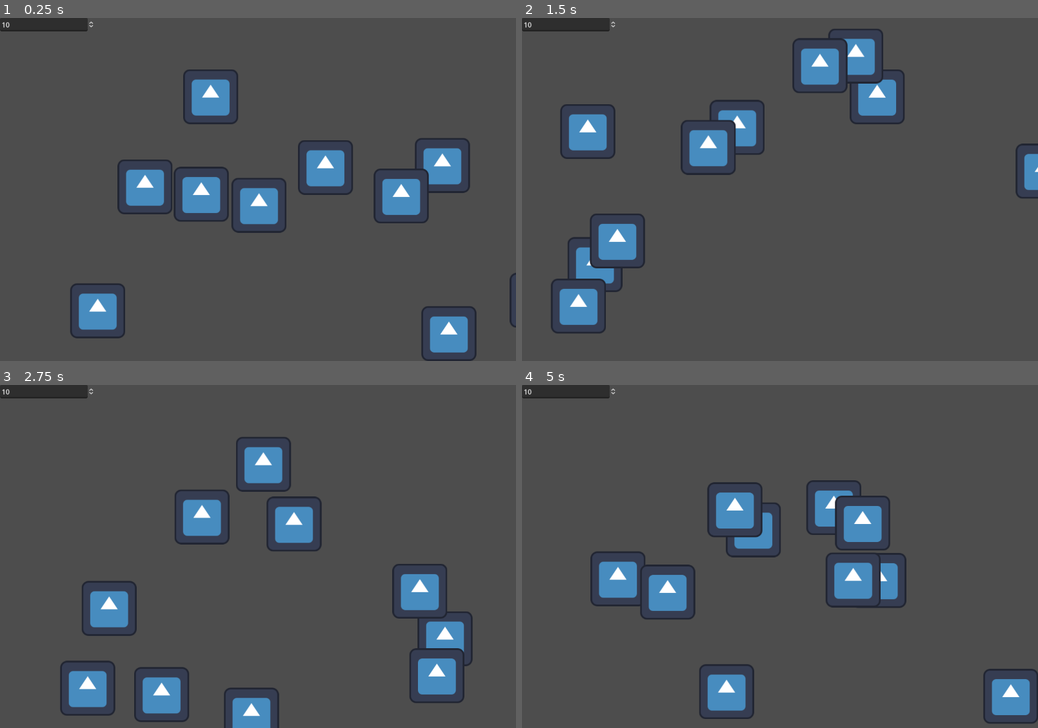
Above: before the commit, frames 1-4 (two rows, left to right).
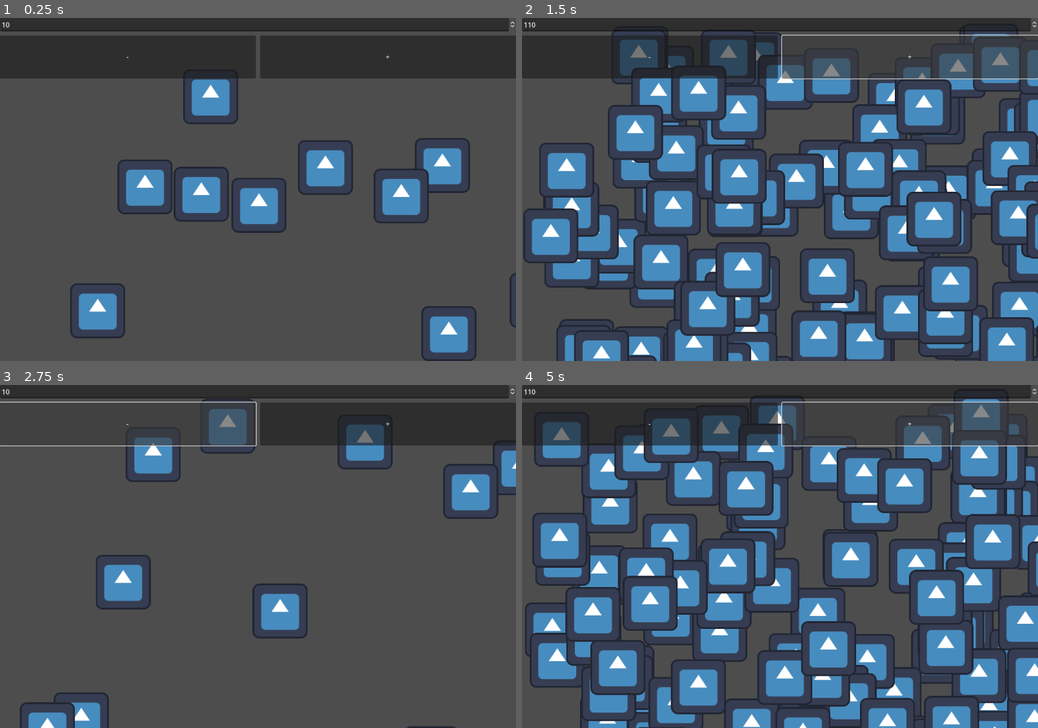
Above: after the commit, the same moments.

Repository: adamscott/bruvzg_angle_test
Game: Godot game, scene res://node_2d.tscn
The game is run twice, just before and just after one commit, with the same random seed, the same clock (stepped at 60 frames per second) and the same inputs. The engine's default icon, where the game draws it, is replaced by a stand-in: a white triangle on a blue panel in a dark square.
Inputs (mouse positions are in pixels of both pictures, inside the frame that each line leads up to):
- Up to frame 1 (0.25 s): no input
- Up to frame 2 (1.5 s): click (651, 55) at 0.5 s, where only the run after the commit has a clickable "-"; click (909, 55) at 1.25 s, where only the run after the commit has a clickable "+"
- Up to frame 3 (2.75 s): click (129, 422) at 2 s, where only the run after the commit has a clickable "-"
- Up to frame 4 (5 s): click (909, 422) at 2.75 s, where only the run after the commit has a clickable "+"; click (651, 422) at 3.5 s, where only the run after the commit has a clickable "-"; click (909, 422) at 4.25 s, where only the run after the commit has a clickable "+"

The runs differ from the first frame. In frame 1, 15% of the frame differs, in the area x 0-100%, y 0-18%; in frame 2, 54%; in frame 3, 25%; in frame 4, 55%, in the area x 0-100%, y 0-100%.

Commit message:
Add mobile compatible buttons

Diff:
--- a/node_2d.gd
+++ b/node_2d.gd
@@ -9,5 +9,13 @@
 
 
 func _draw() -> void:
-	for i in range($SpinBox.value):
+	for i in range(%SpinBox.value):
 		draw_texture(texture, Vector2(randf() * 1200, randf() * 800), Color(1, 1, 1, 1))
+
+
+func _on_minus_button_pressed() -> void:
+	%SpinBox.value -= 100
+
+
+func _on_plus_button_pressed() -> void:
+	%SpinBox.value += 100
--- a/node_2d.tscn
+++ b/node_2d.tscn
@@ -5,10 +5,46 @@
 [node name="Node2D" type="Node2D"]
 script = ExtResource("1_ag7lb")
 
-[node name="SpinBox" type="SpinBox" parent="."]
-offset_right = 220.0
-offset_bottom = 31.0
+[node name="Control" type="Control" parent="."]
+layout_mode = 3
+anchors_preset = 15
+anchor_right = 1.0
+anchor_bottom = 1.0
+grow_horizontal = 2
+grow_vertical = 2
+
+[node name="CanvasLayer" type="CanvasLayer" parent="."]
+
+[node name="VBoxContainer" type="VBoxContainer" parent="CanvasLayer"]
+anchors_preset = 15
+anchor_right = 1.0
+anchor_bottom = 1.0
+grow_horizontal = 2
+grow_vertical = 2
+theme_override_constants/separation = 10
+
+[node name="SpinBox" type="SpinBox" parent="CanvasLayer/VBoxContainer"]
+unique_name_in_owner = true
+layout_mode = 2
 min_value = 10.0
 max_value = 1e+06
 step = 10.0
 value = 10.0
+
+[node name="HBoxContainer" type="HBoxContainer" parent="CanvasLayer/VBoxContainer"]
+custom_minimum_size = Vector2(2.08165e-12, 100)
+layout_mode = 2
+theme_override_constants/separation = 10
+
+[node name="MinusButton" type="Button" parent="CanvasLayer/VBoxContainer/HBoxContainer"]
+layout_mode = 2
+size_flags_horizontal = 3
+text = "-"
+
+[node name="PlusButton" type="Button" parent="CanvasLayer/VBoxContainer/HBoxContainer"]
+layout_mode = 2
+size_flags_horizontal = 3
+text = "+"
+
+[connection signal="pressed" from="CanvasLayer/VBoxContainer/HBoxContainer/MinusButton" to="." method="_on_minus_button_pressed"]
+[connection signal="pressed" from="CanvasLayer/VBoxContainer/HBoxContainer/PlusButton" to="." method="_on_plus_button_pressed"]
Not shown, changed: docs/index.html
Not shown, changed: docs/index.pck
